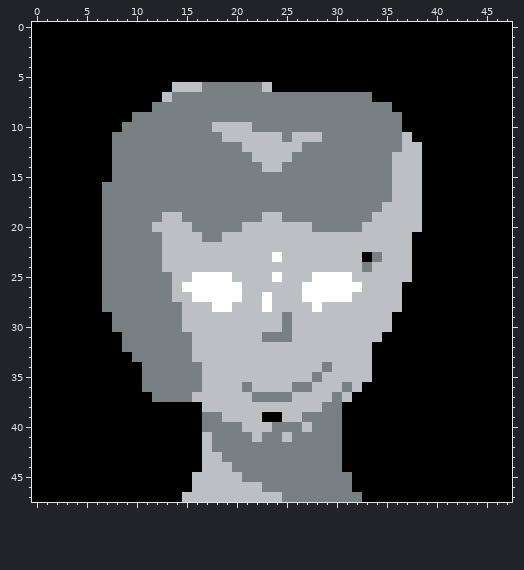
Two states of a pixel-art sprite, Assets/Data/Images/Portraits/Deharo/B.png. This is how it looked before the edit.
The file is 48x48 pixels.
And afterwards:
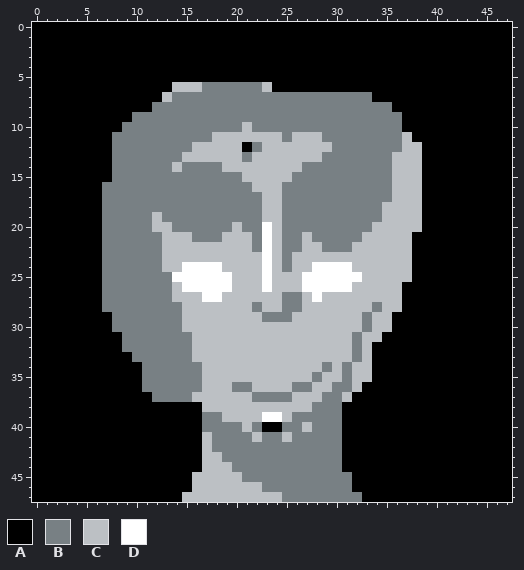
Palette (. is transparent): A #000000  B #788084  C #bcc0c4  D #ffffff
What changed:
@@ x 10..36 @@
  9 BBBBBBBBBBBBBBBBBBBBBBBBBBB
-10 BBBBBBBBCCCCBBBBBBBBBBBBBBB
-11 BBBBBBBBBCCCCCCBCCCBBBBBBBB
-12 BBBBBBBBBBBCCCCCCBBBBBBBBBB
-13 BBBBBBBBBBBBCCCCBBBBBBBBBBC
-14 BBBBBBBBBBBBBCCBBBBBBBBBBBC
-15 BBBBBBBBBBBBBBBBBBBBBBBBBBC
-16 BBBBBBBBBBBBBBBBBBBBBBBBBBC
-17 BBBBBBBBBBBBBBBBBBBBBBBBBBC
-18 BBBBBBBBBBBBBBBBBBBBBBBBBCC
-19 BBBCCBBBBBBBBCCBBBBBBBBBCCC
-20 BBCCCCBBBBBCCCCCCCBBBBBCCCC
-21 BBBCCCCBBCCCCCCCCCCCCCCCCCC
-22 BBBCCCCCCCCCCCCCCCCCCCCCCCC
-23 BBBCCCCCCCCCCCDCCCCCCCCABCC
-24 BBBCCCCCCCCCCCCCCCCCCCCBCCC
-25 BBBBCCDDDDCCCCDCCCDDDDCCCCC
-26 BBBBCDDDDDDCCCCCCDDDDDDCCCC
-27 BBBBCCDDDDDCCDCCCDDDDDCCCCC
-28 BBBBBCCCDDCCCDCCCCDCCCCCCCC
-29 BBBBBCCCCCCCCCCBCCCCCCCCCCA
-30 BBBBBCCCCCCCCCCBCCCCCCCCCCA
-31 BBBBBBCCCCCCCBBBCCCCCCCCCAA
-32 BBBBBBCCCCCCCCCCCCCCCCCCAAA
-33 BBBBBBCCCCCCCCCCCCCCCCCCAAA
-34 ABBBBBBCCCCCCCCCCCCBCCCCAAA
-35 ABBBBBBCCCCCCCCCCCBCCCCCAAA
-36 ABBBBBBCCCCBCCCCBBCCCBCAAAA
-37 AABBBBCCCCCCBBBBCCCCBCAAAAA
-38 AAAAAAACCCCCCCCCCCCBBAAAAAA
-39 AAAAAAABBCCCCAACCBBBBAAAAAA
-40 AAAAAAABBBBCCCBBBCBBBAAAAAA
+10 BBBBBBBBBBBCBBBBBBBBBBBBBBB
+11 BBBBBBBBCCCCCCCBCCCBBBBBBBB
+12 BBBBBBCCCCCABCCCCCCCBBBBBBB
+13 BBBBBCCCCCCBCCCCCCCBBBBBBBC
+14 BBBBCBBBBCCCCCCCCBBBBBBBBBC
+15 BBBBBBBBBBBCCCCCBBBBBBBBBBC
+16 BBBBBBBBBBBBCCCBBBBBBBBBBBC
+17 BBBBBBBBBBBBBCCBBBBBBBBBBBC
+18 BBBBBBBBBBBBBCCBBBBBBBBBBCC
+19 BBCBBBBBBBBBBCCBBBBBBBBBBCC
+20 BBCCBBBBBBCBBDCBBBBBBBBBCCC
+21 BBBCCCBBBCCCBDCBBCBBBBBCCCC
+22 BBBCCCCCCCCCBDCBBCCBBBCCCCC
+23 BBBCCCCCCCCCCDCBCCCCCCCCCCC
+24 BBBCCDDDDCCCCDCBCCDDDDCCCCC
+25 BBBBDDDDDDCCCDCCCDDDDDDCCCC
+26 BBBBCDDDDDCCCDCCCDDDDDCCCCC
+27 BBBBCCCDDCCCCCCBBCDCCCCCCCC
+28 BBBBBCCCCCCCBCCBBCCCCCCCBCC
+29 BBBBBCCCCCCCCBBBCCCCCCCBCCA
+30 BBBBBCCCCCCCCCCCCCCCCCCBCCA
+31 BBBBBBCCCCCCCCCCCCCCCCBCCAA
+32 BBBBBBCCCCCCCCCCCCCCCCBCAAA
+33 BBBBBBCCCCCCCCCCCCCCCCBCAAA
+34 ABBBBBBCCCCCCCCCCCCBCBCCAAA
+35 ABBBBBBCCCCCCCCCCCBCCBCCAAA
+36 ABBBBBBCCCBBCCCCBBCCBBCAAAA
+37 AABBBBCCCCCCBBBBCCCBBCAAAAA
+38 AAAAAAACCCCCCCCCCCBBBAAAAAA
+39 AAAAAAABBCCCCDDCBBBBBAAAAAA
+40 AAAAAAABBBBCBAABBCBBBAAAAAA
 41 AAAAAAACBBBBCBBCBBBBBAAAAAA
Changed places in both pictures, as pixel boxes (x1, y1, x2, y2):
changed: (152, 122, 382, 432)
